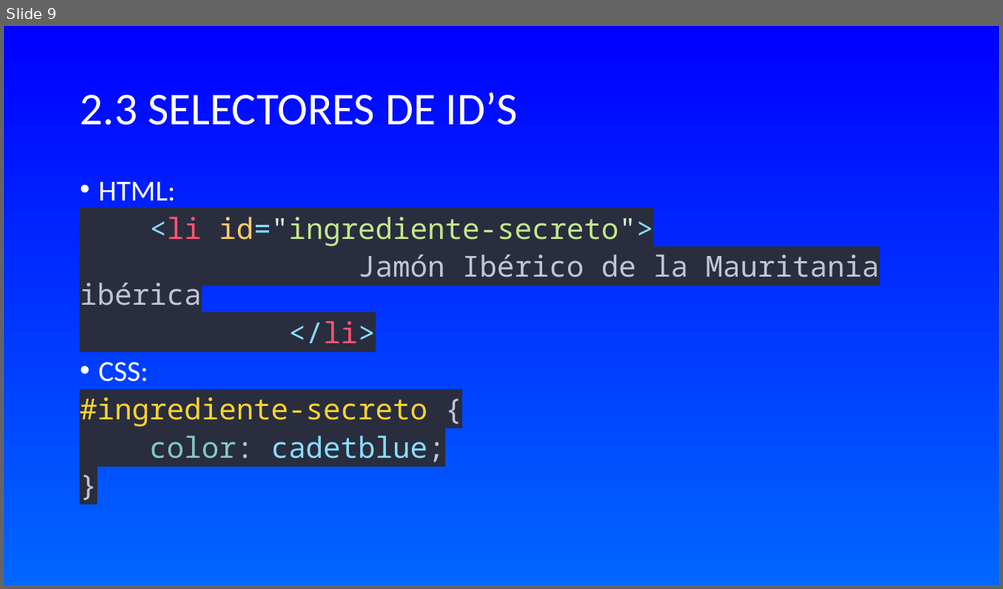
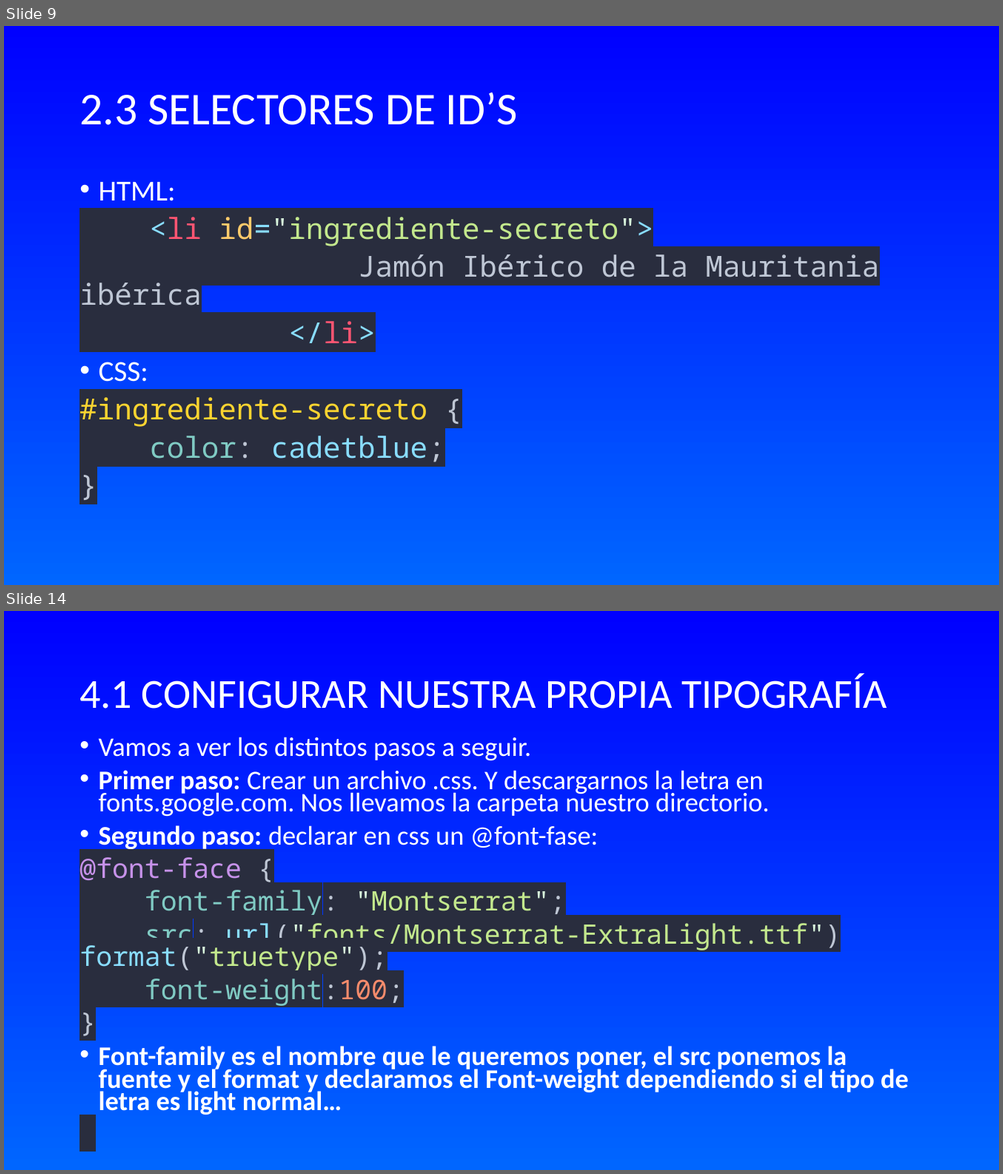
Before and after one commit to WalterDeRacagua/Curso-de-HTML-y-CSS, a slide deck: CSS/TEORÍA/INTRODUCCIÓN A CSS.odp. Shown one above the other, each under a label of ours: slide 9 before the commit, slides 9 and 14 after it; the slides between them are not shown. The pictures are 1003x589 and 1003x1174 pixels, drawn with LibreOffice and Linux fonts; fonts in the diff are those of the drawing. Boxes give left, top, right and bottom in pixels: in the first picture for what was removed or moved away, otherwise in the second. Text is boxed around its words. In the diff, an @@ line names an element or a change of style, - is before the commit and + after.

```diff
--- a/CSS/TEORÍA/INTRODUCCIÓN A CSS.odp
+++ b/CSS/TEORÍA/INTRODUCCIÓN A CSS.odp
@@ slide 14 added at [4,611,999,1170], background gradient #0000FF to #0066FF @@
@@ title added at [79,673,886,709], 40 pt, text #FFFFFF @@
+4.1 CONFIGURAR NUESTRA PROPIA TIPOGRAFÍA
@@ text added at [79,737,908,1115], 26 pt, text #FFFFFF @@
+• Vamos a ver los distintos pasos a seguir.
+• Primer paso: Crear un archivo .css. Y descargarnos la letra en fonts.google.com. Nos llevamos la carpeta nuestro directorio.
+• Segundo paso: declarar en css un @font-fase:
+@font-face {
+font-family: "Montserrat";
+src: url("fonts/Montserrat-ExtraLight.ttf") format("truetype");
+font-weight:100;
+}
+• Font-family es el nombre que le queremos poner, el src ponemos la fuente y el format y declaramos el Font-weight dependiendo si el tipo de letra es light normal…
```
Also in this commit, not shown: 1 slide changed, 14 other slides added.
